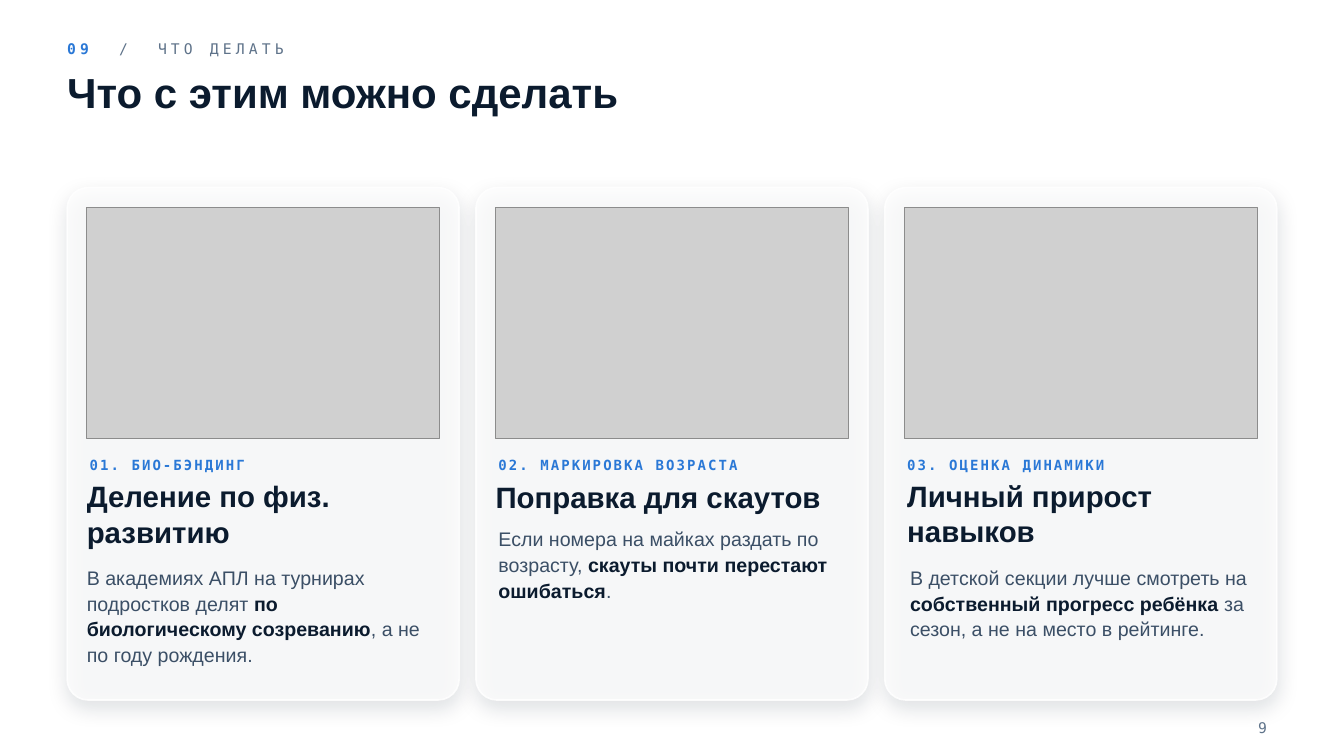
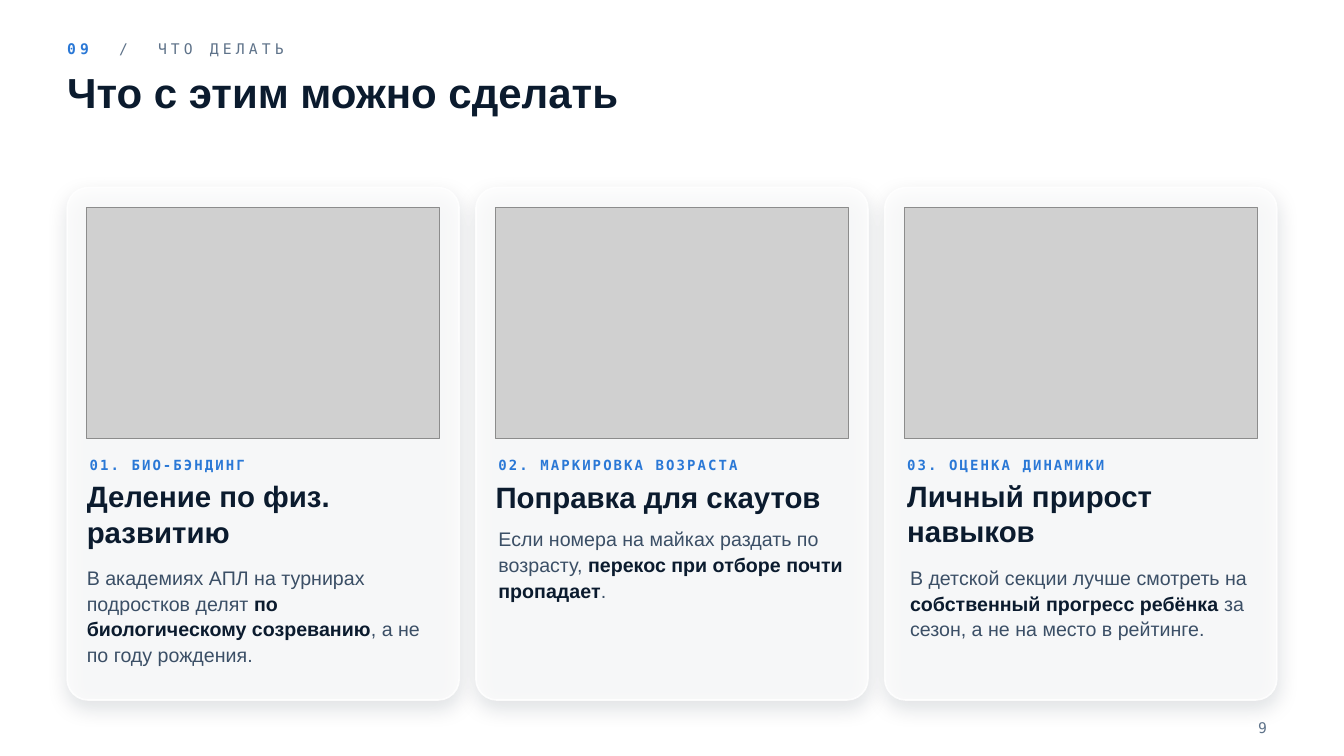
Before and after one commit to benji-hue/projecktmaxim, a slide deck: slide 9 of Otnositelny_vozrast_presentation.pptx. Drawn at 1344x756 pixels with LibreOffice and Linux fonts; fonts in the diff are those of the drawing; grey boxes stand for pictures; background and template pictures are left out. Boxes give left, top, right and bottom in pixels: in the first picture for what was removed or moved away, otherwise in the second. Text is boxed around its words. In the diff, an @@ line names an element or a change of style, - is before the commit and + after.

```diff
--- a/Otnositelny_vozrast_presentation.pptx
+++ b/Otnositelny_vozrast_presentation.pptx
@@ text at <box>498,531,842,602</box>: text changed @@
-Если номера на майках раздать по возрасту, скауты почти перестают ошибаться.
+Если номера на майках раздать по возрасту, перекос при отборе почти пропадает.
```
Also in this commit, not shown: 1 other file.
